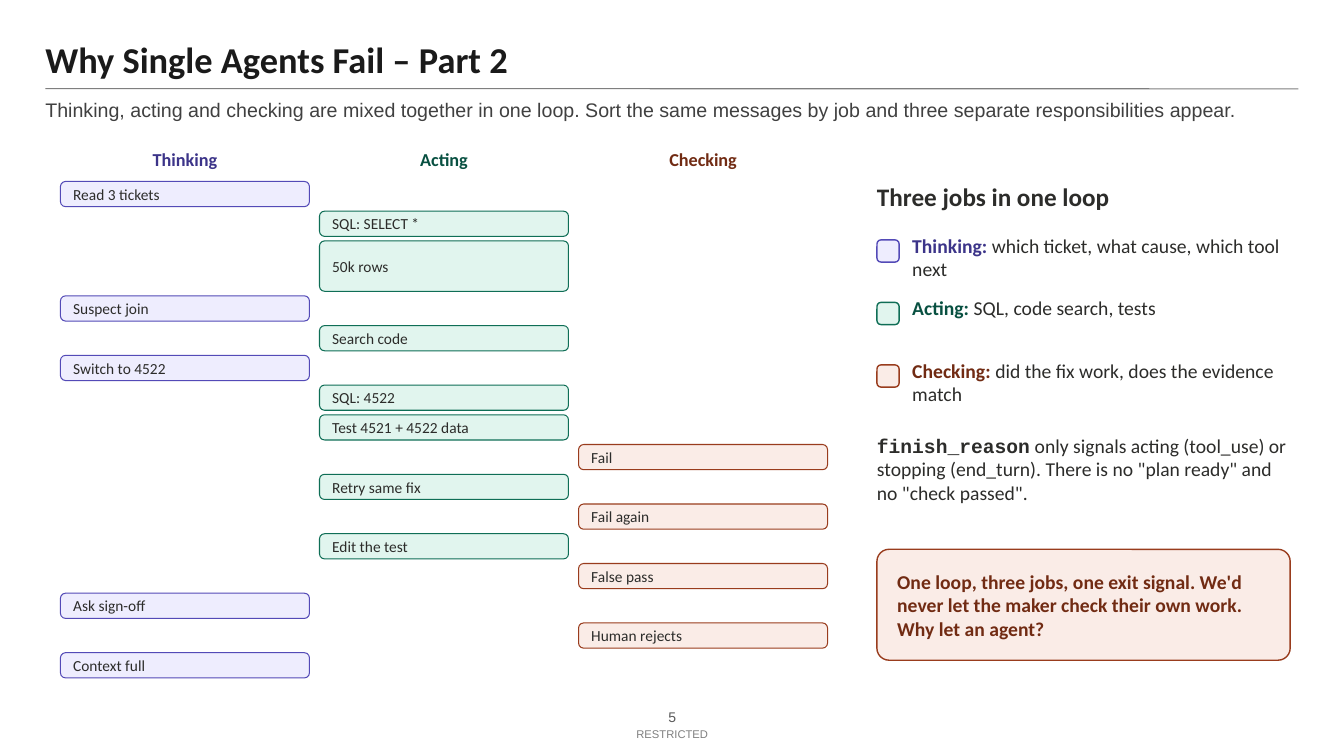
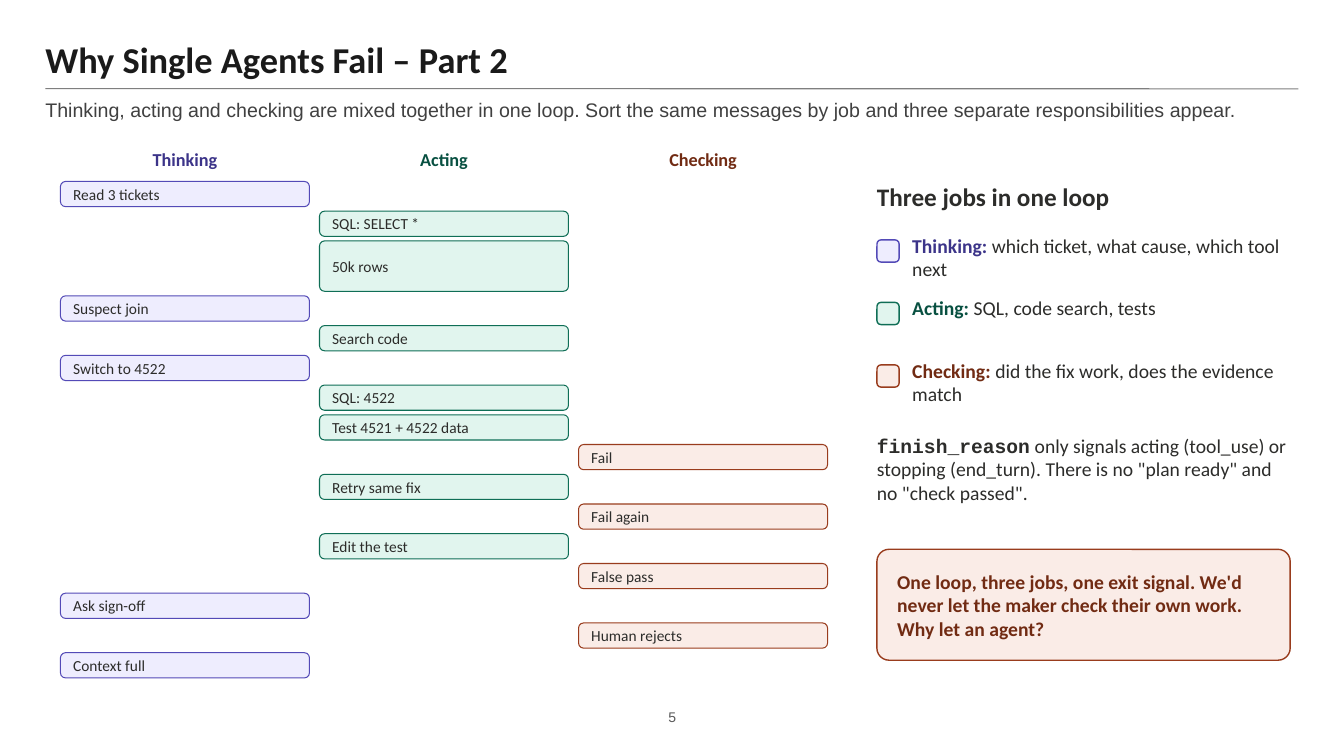
Before and after one commit to Amit-hub1998/multi-agent-subgraph-architecture, a slide deck: slide 5 of multi_agent_systems_slide_1_to_6/Slides-01-06-GIF.pptx. Drawn at 1344x756 pixels with LibreOffice and Linux fonts; fonts in the diff are those of the drawing. Boxes give left, top, right and bottom in pixels: in the first picture for what was removed or moved away, otherwise in the second. Text is boxed around its words. In the diff, an @@ line names an element or a change of style, - is before the commit and + after.

```diff
--- a/multi_agent_systems_slide_1_to_6/Slides-01-06-GIF.pptx
+++ b/multi_agent_systems_slide_1_to_6/Slides-01-06-GIF.pptx
@@ text removed at (x1=636, y1=730, x2=708, y2=738) @@
-RESTRICTED
```
Also in this commit, not shown: 8 other slides changed, 11 other files.
